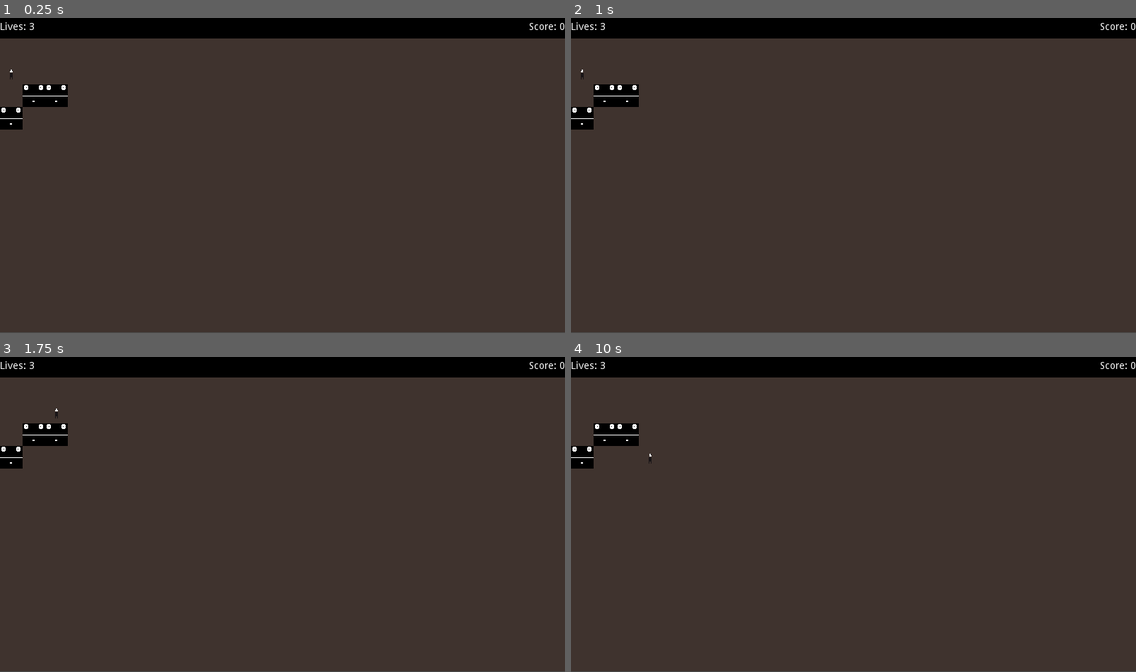
Above: before the commit, frames 1-4 (two rows, left to right).
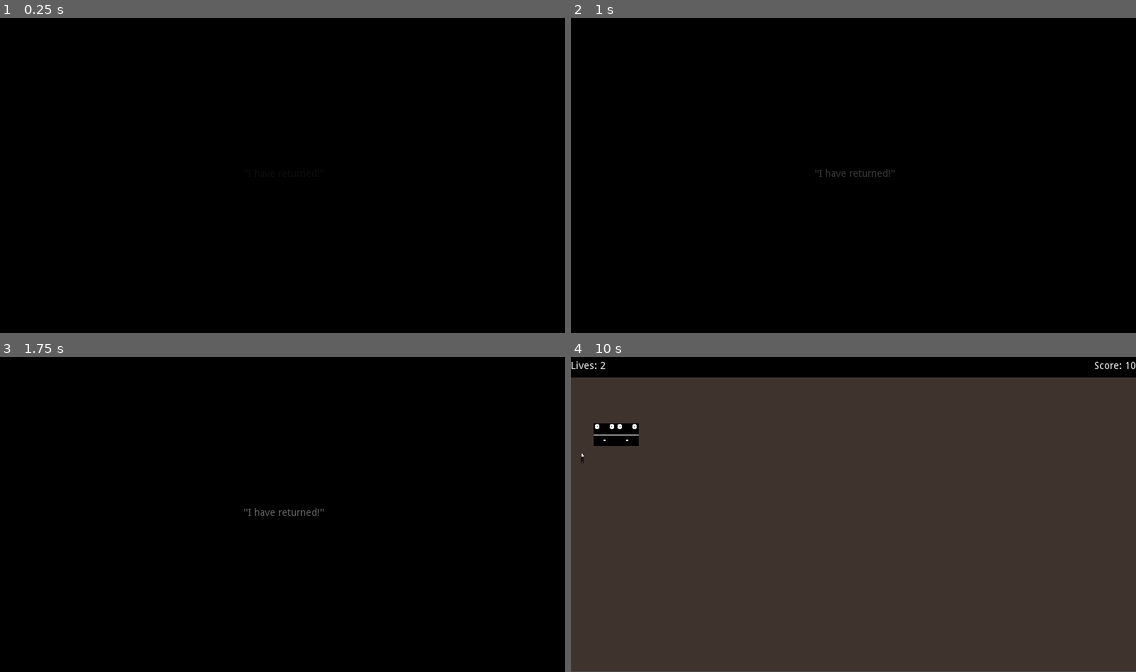
Above: after the commit, the same moments.

Repository: Academia-Team/Academia-Fall-of-the-Citadel
Game: Godot game, scene res://scene/intro.tscn
Same seed, same stepped clock (60 frames per second), same inputs: the game is played once before the commit and once after it. Before the commit the project starts from res://scene/gamescr.tscn.
Inputs (mouse positions are in pixels of both pictures, inside the frame that each line leads up to):
- Up to frame 1 (0.25 s): no input
- Up to frame 2 (1 s): tap Enter at 0.5 s; hold Right (move_right) from 0.53 s (still down); tap Space (action) at 0.6 s
- Up to frame 3 (1.75 s): tap Space (action) at 1.25 s; release Right (move_right) at 1.28 s; hold Down (move_down) from 1.28 s (still down); tap Ctrl (stay) at 1.35 s
- Up to frame 4 (10 s): tap Enter at 2, 3.5 s; release Down (move_down) at 2.03 s; hold Right (move_right) 2.03-2.78 s; tap Space (action) at 2.1, 2.75, 3.6, 4.25, 5.1, 6.6, 8.85 s; hold Up (move_up) 2.78-3.53 s; tap Ctrl (stay) at 2.85, 4.35, 5.85, 7.35, 9.6 s; hold Left (move_left) 3.53-5.03 s; hold Down (move_down) 5.03-5.78 s; hold Right (move_right) 5.78-6.53 s; hold Up (move_up) 6.53-7.28 s; hold Right (move_right) 7.28-8 s; click (819, 448) at 8 s, where only the run after the commit has a clickable "Enter"; hold Down (move_down) 8.78-9.53 s; hold Left (move_left) from 9.53 s (still down)

The runs differ from the first frame. In frame 1, 93% of the frame differs, in the area x 0-100%, y 1-100%; in frame 2, 93%; in frame 3, 93%; in frame 4, 0.4%.

Commit message:
Set into.tscn as the main scene

Diff:
--- a/project.godot
+++ b/project.godot
@@ -39,7 +39,7 @@
 [application]
 
 config/name="Academia: Fall of the Citadel"
-run/main_scene="res://scene/gamescr.tscn"
+run/main_scene="res://scene/intro.tscn"
 config/icon="res://icon.png"
 
 [display]
